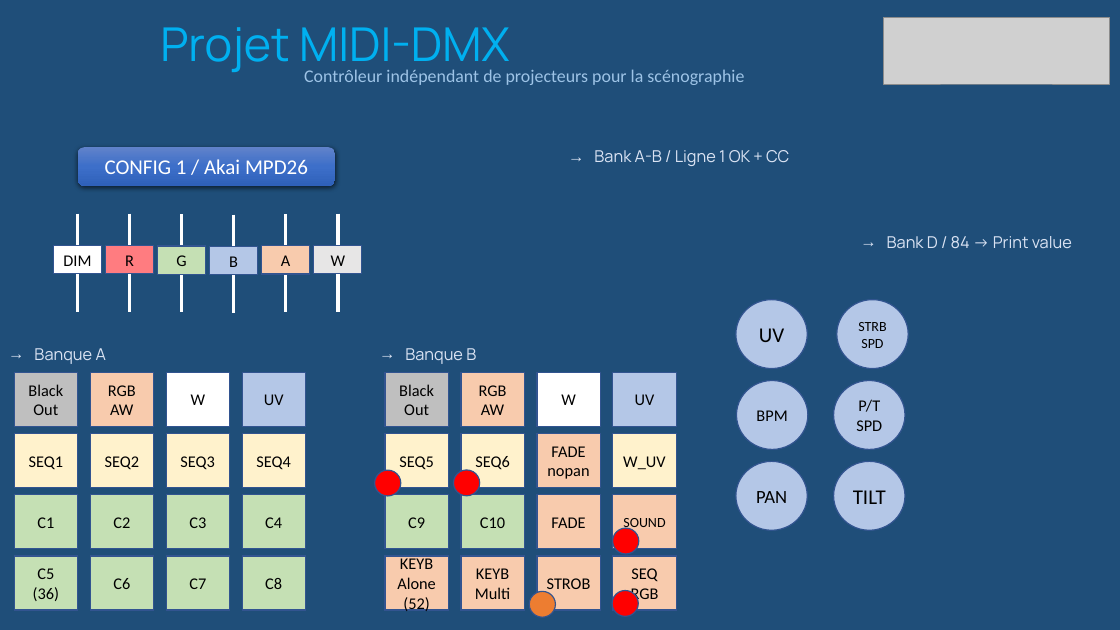
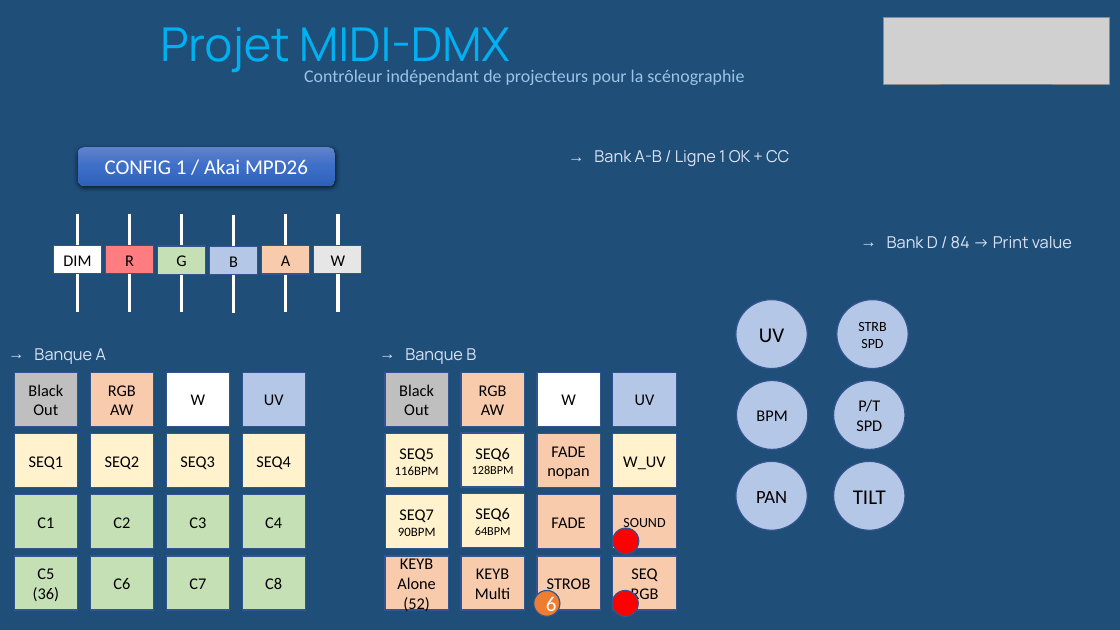
Before and after one commit to jvillemejane/MBED_Studio_Projects, a slide deck: slide 7 of Villou_MIDI_TO_DMX_vAnniv/doc/Description.pptx. Drawn at 1120x630 pixels with LibreOffice and Linux fonts; fonts in the diff are those of the drawing; grey boxes stand for pictures. Boxes give left, top, right and bottom in pixels: in the first picture for what was removed or moved away, otherwise in the second. Text is boxed around its words. In the diff, an @@ line names an element or a change of style, - is before the commit and + after.

Commit message:
Update MIDI2DMX Anniv

```diff
--- a/Villou_MIDI_TO_DMX_vAnniv/doc/Description.pptx
+++ b/Villou_MIDI_TO_DMX_vAnniv/doc/Description.pptx
@@ ellipse removed at (x1=375, y1=471, x2=401, y2=497) @@
@@ text in rectangle at (x1=395, y1=466, x2=439, y2=475): paragraph added @@
+116BPM
@@ ellipse removed at (x1=454, y1=470, x2=480, y2=496) @@
@@ text in rectangle at (x1=472, y1=465, x2=514, y2=474): paragraph added @@
+128BPM
@@ rectangle "SEQ7" at (x1=386, y1=494, x2=449, y2=548): fill #C5E0B4 to #FFF2CC @@
@@ text in rectangle at (x1=398, y1=509, x2=436, y2=536): text changed; size 14 to 11 pt @@
-C9
+SEQ7
+90BPM
@@ rectangle "SEQ6" at (x1=461, y1=494, x2=524, y2=548): fill #C5E0B4 to #FFF2CC @@
@@ text in rectangle at (x1=475, y1=508, x2=511, y2=535): text changed; size 14 to 10.5 pt @@
-C10
+SEQ6
+64BPM
@@ ellipse removed at (x1=529, y1=592, x2=555, y2=618) @@
@@ ellipse added at (x1=534, y1=591, x2=560, y2=617), fill #ED7D31, outline #325491 1 pt, 18 pt, text #FFFFFF @@
+6
```
Also in this commit, not shown: 8 other files.
